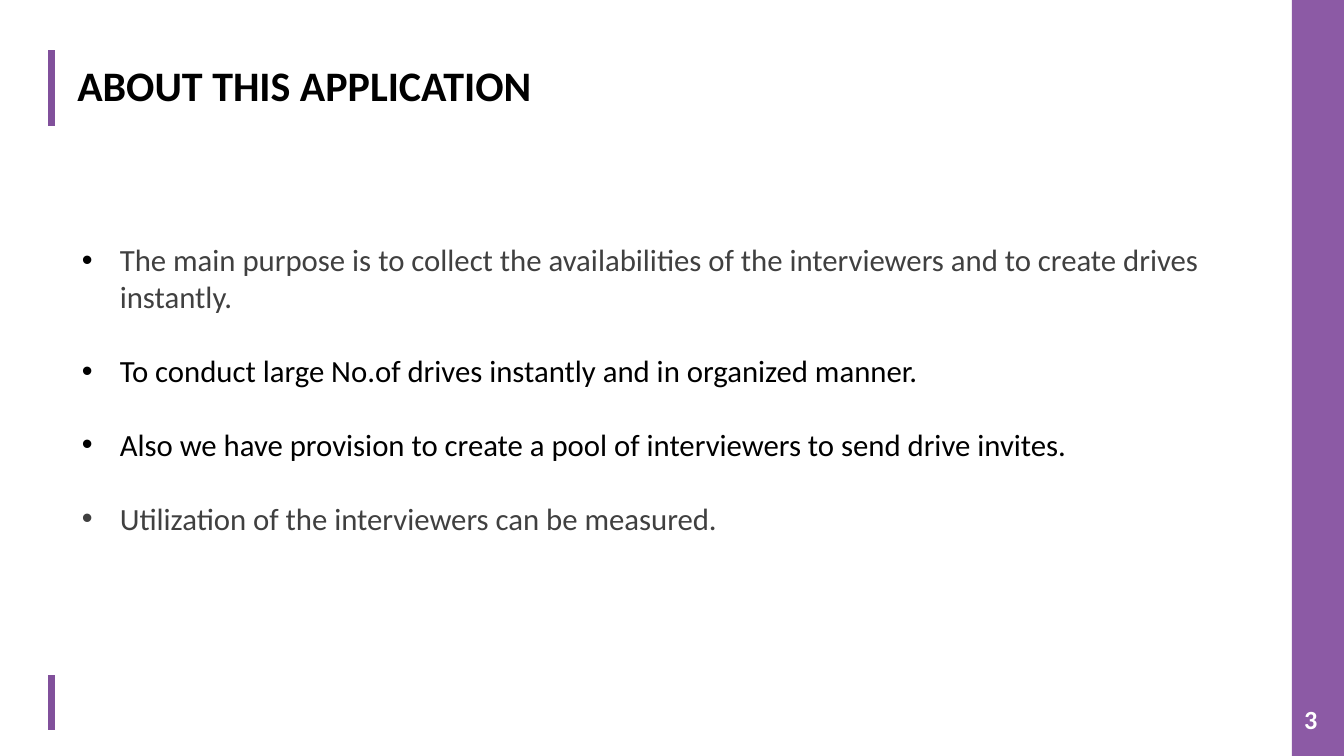
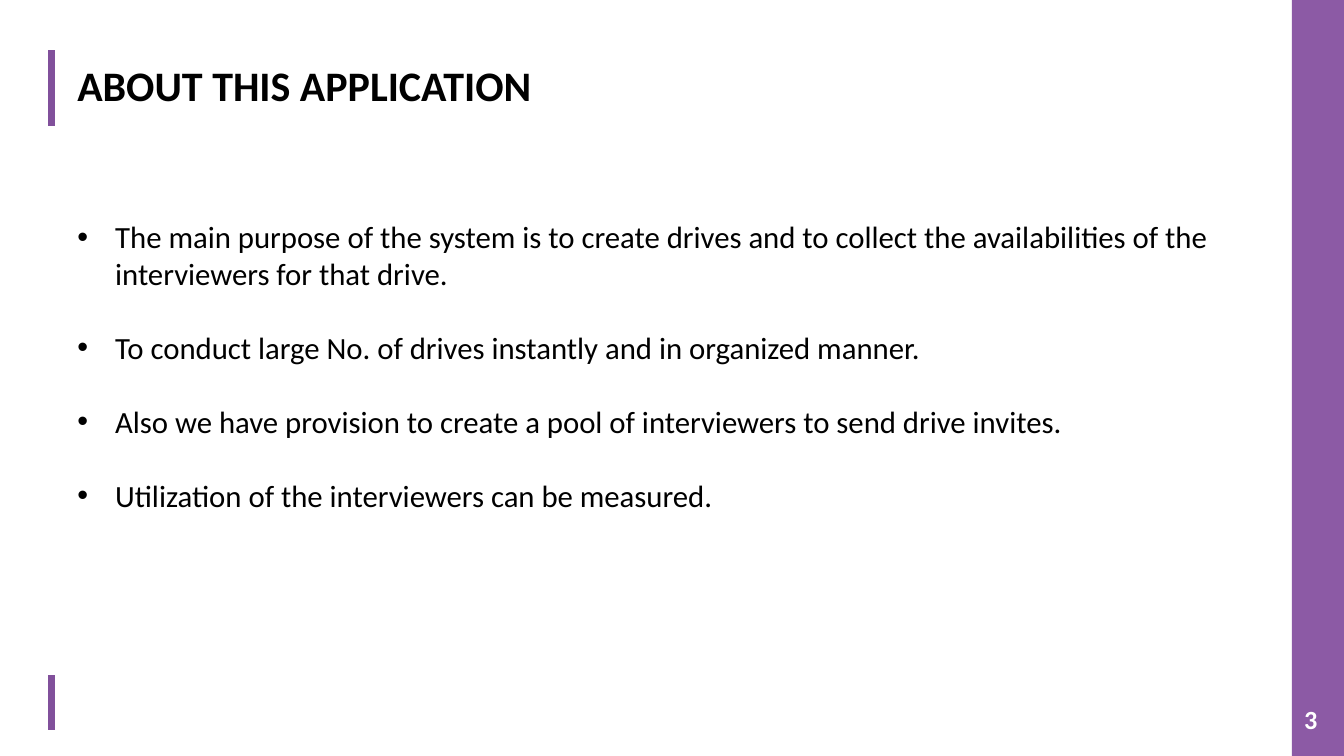
Before and after one commit to TeamAlpha01/Project, a slide deck: slide 3 of Demo PPT/IMS PPT.pptx. Drawn at 1344x756 pixels with LibreOffice and Linux fonts; fonts in the diff are those of the drawing; background and template pictures are left out. Boxes give left, top, right and bottom in pixels: in the first picture for what was removed or moved away, otherwise in the second. Text is boxed around its words. In the diff, an @@ line names an element or a change of style, - is before the commit and + after.

```diff
--- a/Demo PPT/IMS PPT.pptx
+++ b/Demo PPT/IMS PPT.pptx
@@ text "The main purpose of the ...": place and size @@
-text "The main purpose of the ..." at [120, 249, 1198, 531]
+text "The main purpose of the ..." at [115, 226, 1207, 508]
@@ text at [115, 226, 1207, 365]: text changed; text colour #404040 to #000000 @@
-• The main purpose is to collect the availabilities of the interviewers and to create drives instantly.
-• To conduct large No.of drives instantly and in organized manner.
+• The main purpose of the system is to create drives and to collect the availabilities of the interviewers for that drive.
+• To conduct large No. of drives instantly and in organized manner.
@@ text at [115, 485, 712, 508]: text colour #404040 to #000000 in "Utilization of the interviewers can be measured." @@
```
Also in this commit, not shown: 7 other slides changed.
